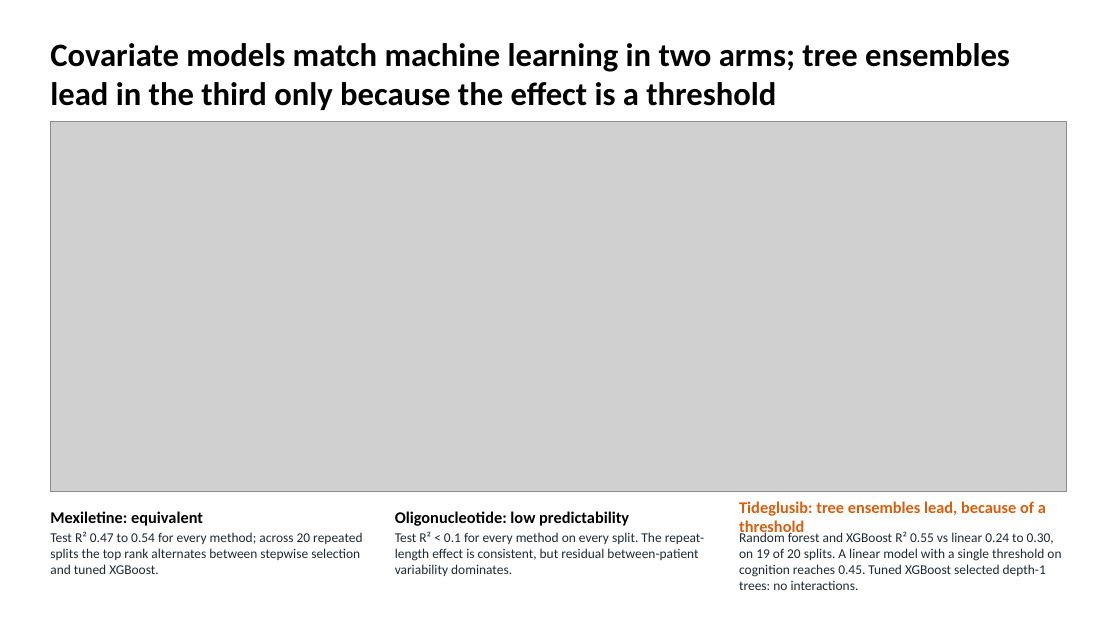
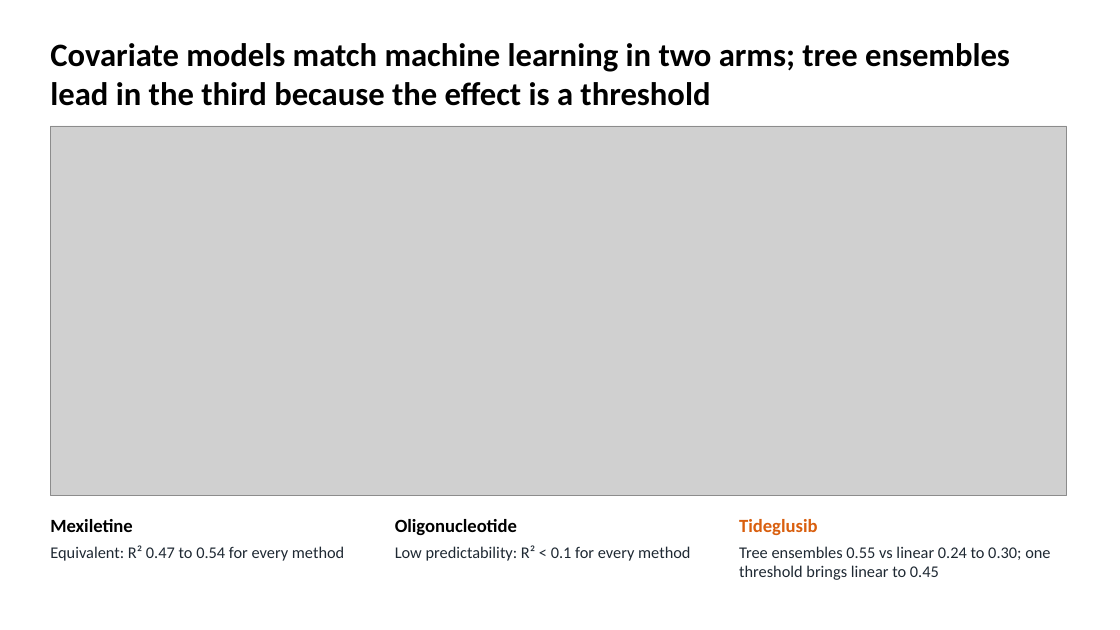
Before and after one commit to euibeom135-cell/acop2026-hackathon-team1, a slide deck: slide 5 of slides/Team1_DM1_slides.pptx. Drawn at 1120x630 pixels with LibreOffice and Linux fonts; fonts in the diff are those of the drawing; grey boxes stand for pictures. Boxes give left, top, right and bottom in pixels: in the first picture for what was removed or moved away, otherwise in the second. Text is boxed around its words. In the diff, an @@ line names an element or a change of style, - is before the commit and + after.

```diff
--- a/slides/Team1_DM1_slides.pptx
+++ b/slides/Team1_DM1_slides.pptx
@@ title at <box>50,43,1010,106</box>: text changed @@
-Covariate models match machine learning in two arms; tree ensembles lead in the third only because the effect is a threshold
+Covariate models match machine learning in two arms; tree ensembles lead in the third because the effect is a threshold
@@ picture: place and size @@
-picture at <box>50,122,1067,492</box>
+picture at <box>50,126,1067,496</box>
@@ text at <box>50,519,132,532</box>: text changed; size 14 to 16 pt @@
-Mexiletine: equivalent
+Mexiletine
@@ text at <box>395,519,517,535</box>: text changed; size 14 to 16 pt @@
-Oligonucleotide: low predictability
+Oligonucleotide
@@ text at <box>739,519,817,535</box>: text changed; size 14 to 16 pt @@
-Tideglusib: tree ensembles lead, because of a threshold
+Tideglusib
@@ text at <box>50,545,344,561</box>: text changed; size 11.5 to 14 pt @@
-Test R² 0.47 to 0.54 for every method; across 20 repeated splits the top rank alternates between stepwise selection and tuned XGBoost.
+Equivalent: R² 0.47 to 0.54 for every method
@@ text at <box>395,545,690,561</box>: text changed; size 11.5 to 14 pt @@
-Test R² < 0.1 for every method on every split. The repeat-length effect is consistent, but residual between-patient variability dominates.
+Low predictability: R² < 0.1 for every method
@@ text at <box>739,546,1050,580</box>: text changed; size 11.5 to 14 pt @@
-Random forest and XGBoost R² 0.55 vs linear 0.24 to 0.30, on 19 of 20 splits. A linear model with a single threshold on cognition reaches 0.45. Tuned XGBoost selected depth-1 trees: no interactions.
+Tree ensembles 0.55 vs linear 0.24 to 0.30; one threshold brings linear to 0.45
```
Also in this commit, not shown: 8 other slides changed.
